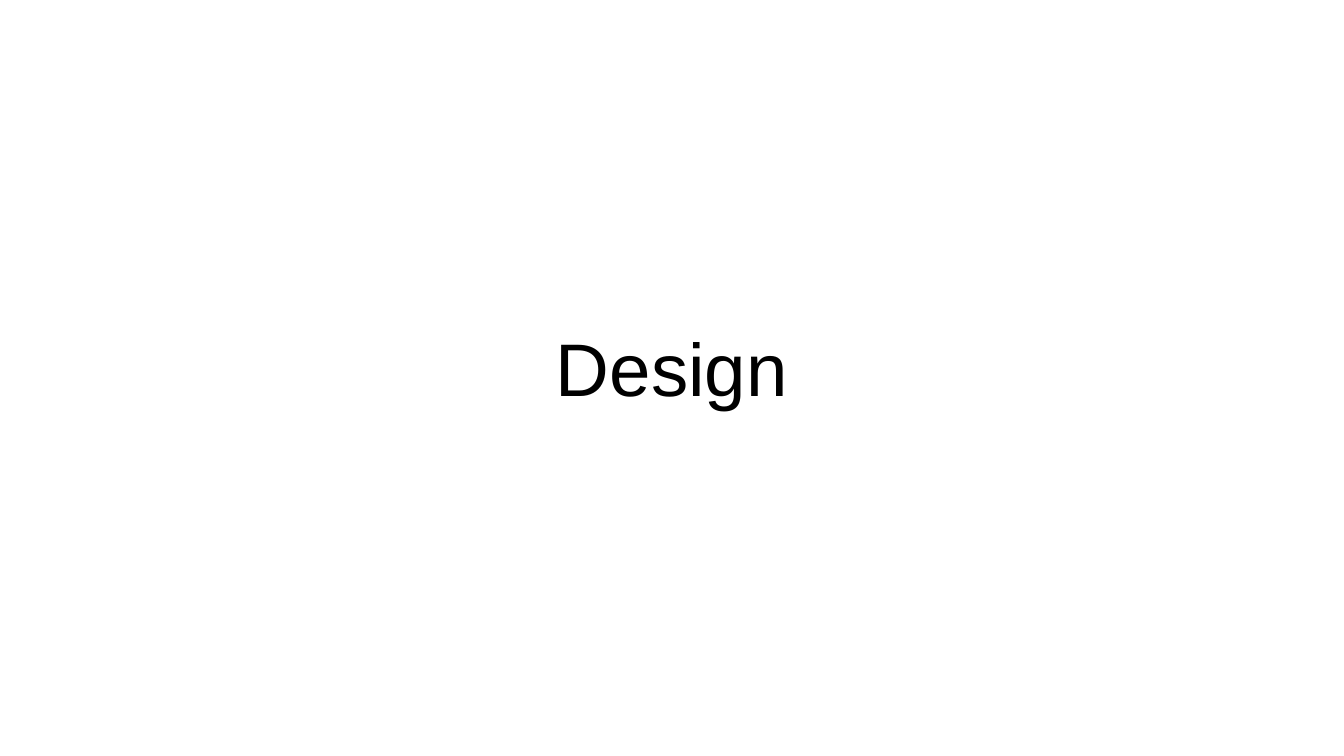
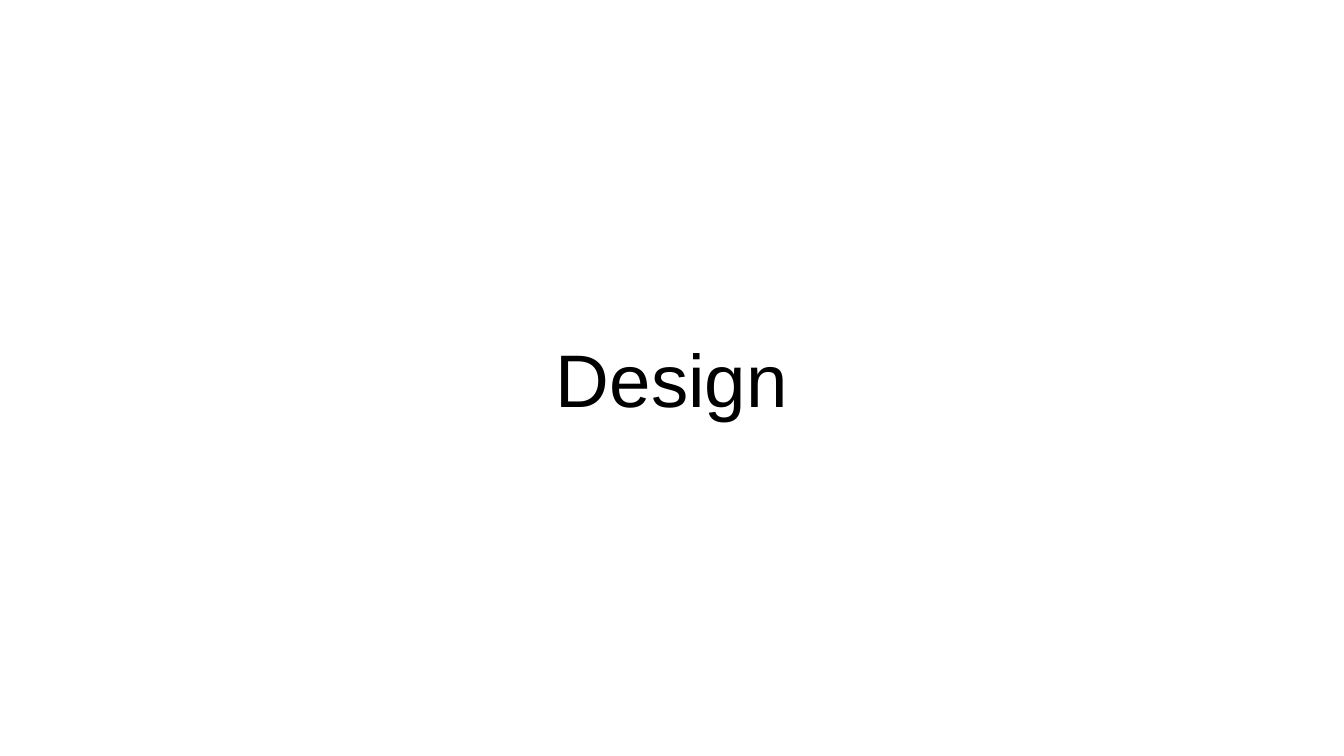
Before and after one commit to camper0008/school-example-projects, a slide deck: slide 8 of flutter-deno-websockets/presentation/presentation.odp (slide 4 before the commit). Drawn at 1344x756 pixels with LibreOffice and Linux fonts; fonts in the diff are those of the drawing. Boxes give left, top, right and bottom in pixels: in the first picture for what was removed or moved away, otherwise in the second. Text is boxed around its words. In the diff, an @@ line names an element or a change of style, - is before the commit and + after.

```diff
--- a/flutter-deno-websockets/presentation/presentation.odp
+++ b/flutter-deno-websockets/presentation/presentation.odp
@@ title "Design": place and size @@
-title "Design" at (556, 342, 788, 410)
+title "Design" at (556, 353, 788, 421)
```
Also in this commit, not shown: 5 other slides changed, 9 slides added, 1 slide removed.
